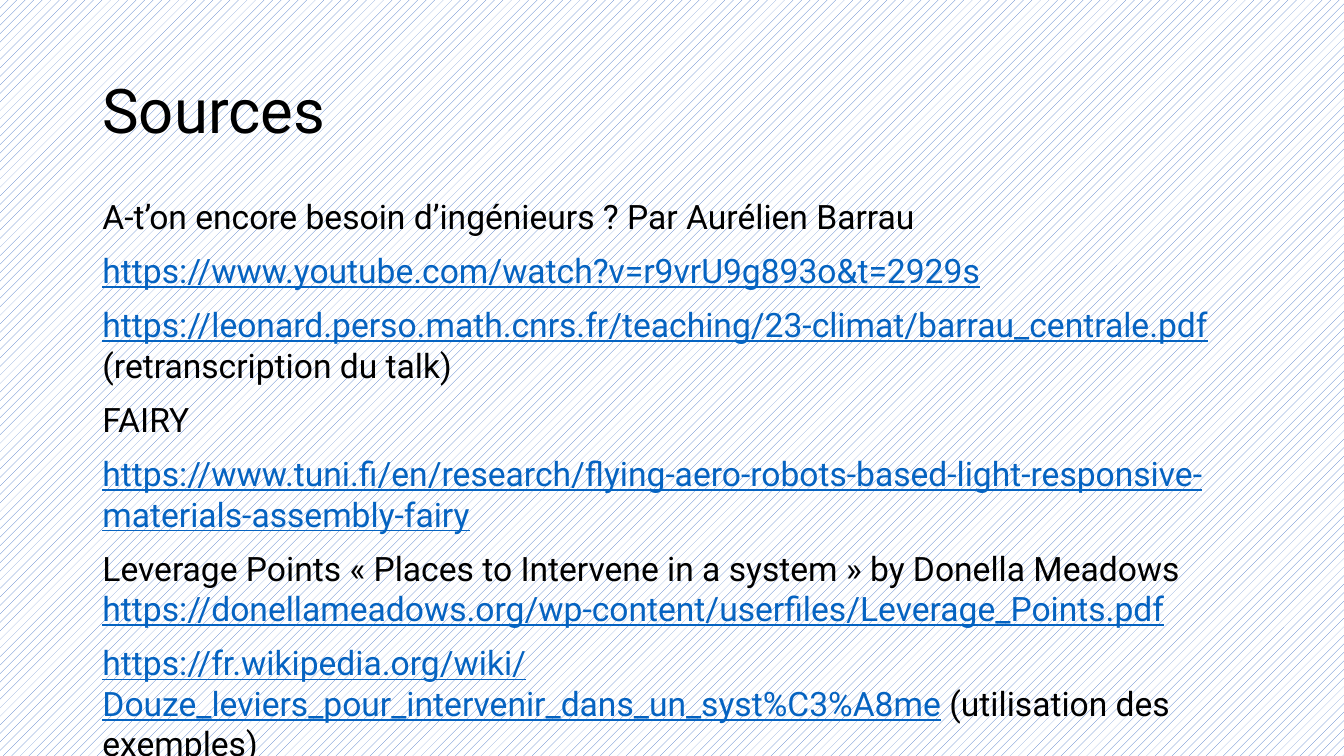
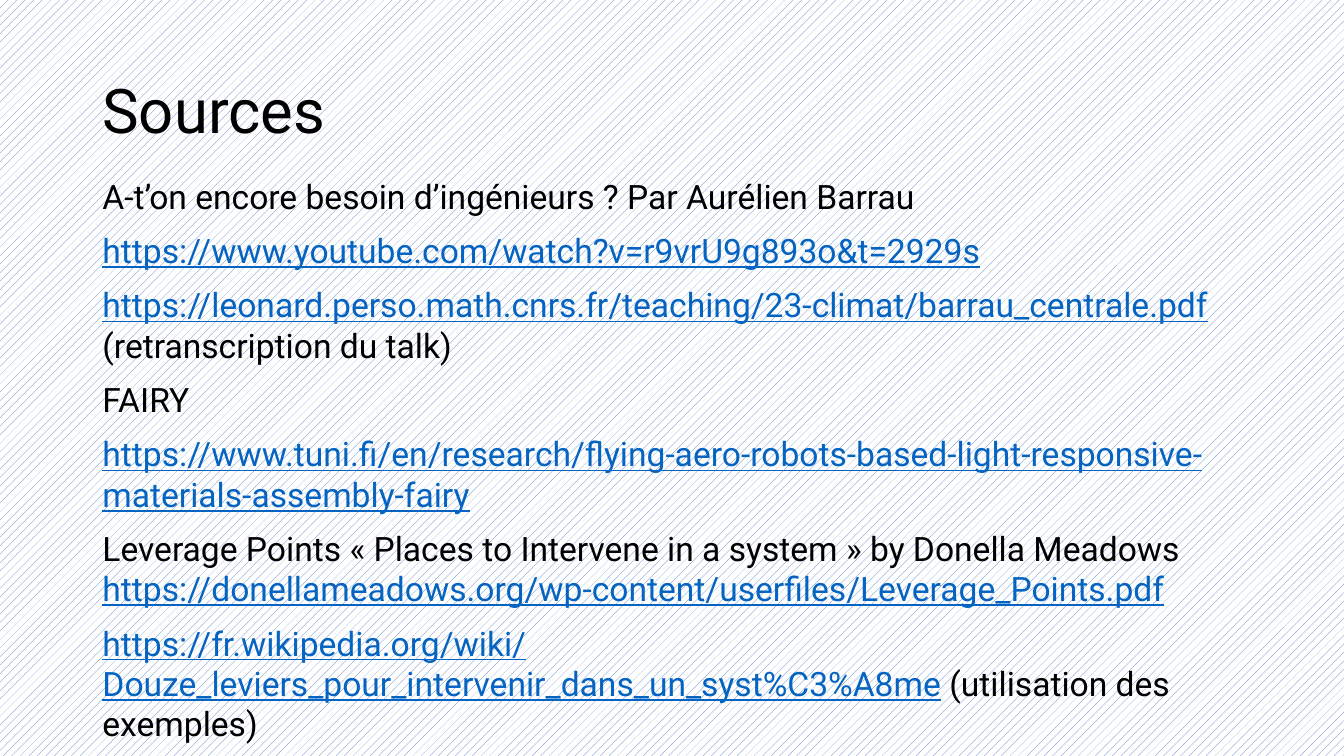
Before and after one commit to HEIGVD-Experience/docs, a slide deck: slide 10 of S4/EXP/files/À-t-on encore besoin d'ingénieurs.pptx. Drawn at 1344x756 pixels with LibreOffice and Linux fonts; fonts in the diff are those of the drawing. Boxes give left, top, right and bottom in pixels: in the first picture for what was removed or moved away, otherwise in the second. Text is boxed around its words. In the diff, an @@ line names an element or a change of style, - is before the commit and + after.

```diff
--- a/S4/EXP/files/À-t-on encore besoin d'ingénieurs.pptx
+++ b/S4/EXP/files/À-t-on encore besoin d'ingénieurs.pptx
@@ text "A-t’on encore besoin d’ingénieurs ? ..." moved from (x1=102, y1=198, x2=1207, y2=724) to (x1=102, y1=178, x2=1207, y2=704) @@
```
Also in this commit, not shown: 1 other slide changed, 5 other files.
